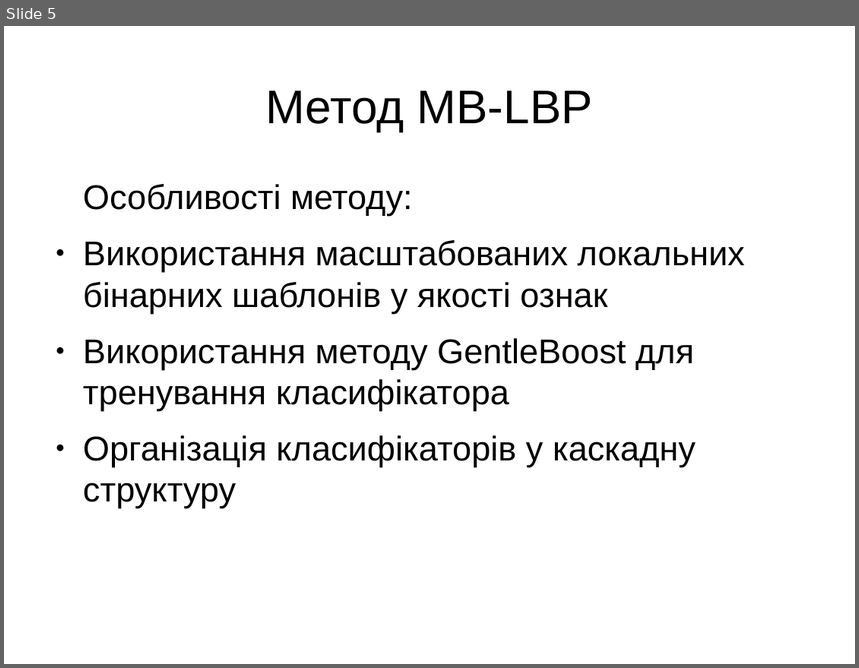
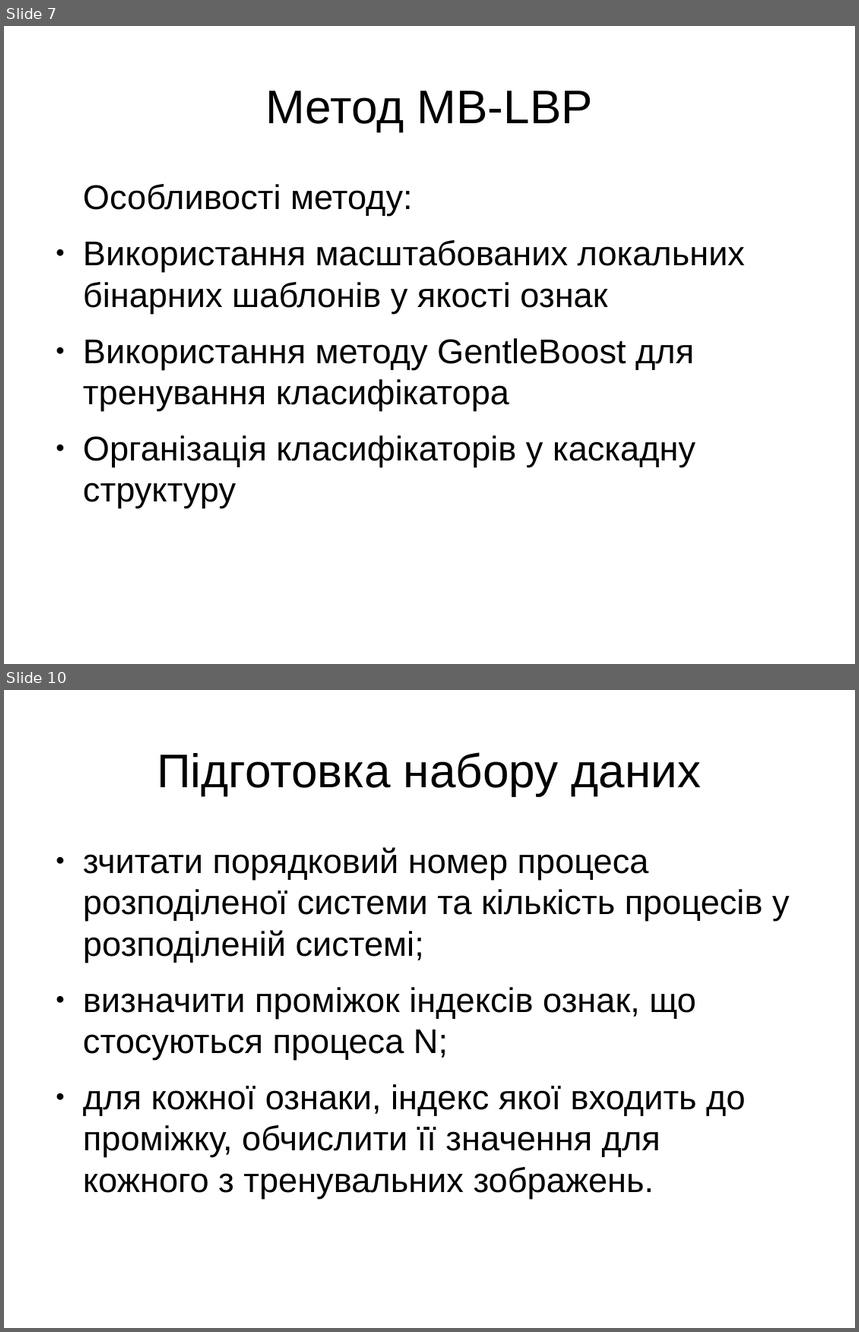
Before and after one commit to OlegTheCat/face-detection, a slide deck: doc/presentation.odp. Shown one above the other, each under a label of ours: slide 5 before the commit, slides 7 and 10 after it; the slides between them are not shown. The pictures are 859x668 and 859x1332 pixels, drawn with LibreOffice and Linux fonts; fonts in the diff are those of the drawing. Boxes give left, top, right and bottom in pixels: in the first picture for what was removed or moved away, otherwise in the second. Text is boxed around its words. In the diff, an @@ line names an element or a change of style, - is before the commit and + after.

```diff
--- a/doc/presentation.odp
+++ b/doc/presentation.odp
@@ slide 10 added at [4, 690, 855, 1328], background #FFFFFF @@
@@ title added at [157, 752, 702, 796], 44 pt, text #000000 @@
+Підготовка набору даних
@@ text added at [83, 847, 790, 1198], 32 pt, text #000000 @@
+● зчитати порядковий номер процеса розподіленої системи та кількість процесів у розподіленій системі;
+● визначити проміжок індексів ознак, що стосуються процеса N;
+● для кожної ознаки, індекс якої входить до проміжку, обчислити її значення для кожного з тренувальних зображень.
@@ what was slide 5 is now slide 7 @@
```
Also in this commit, not shown: 14 other slides added, 2 slides removed, 1 other file.
